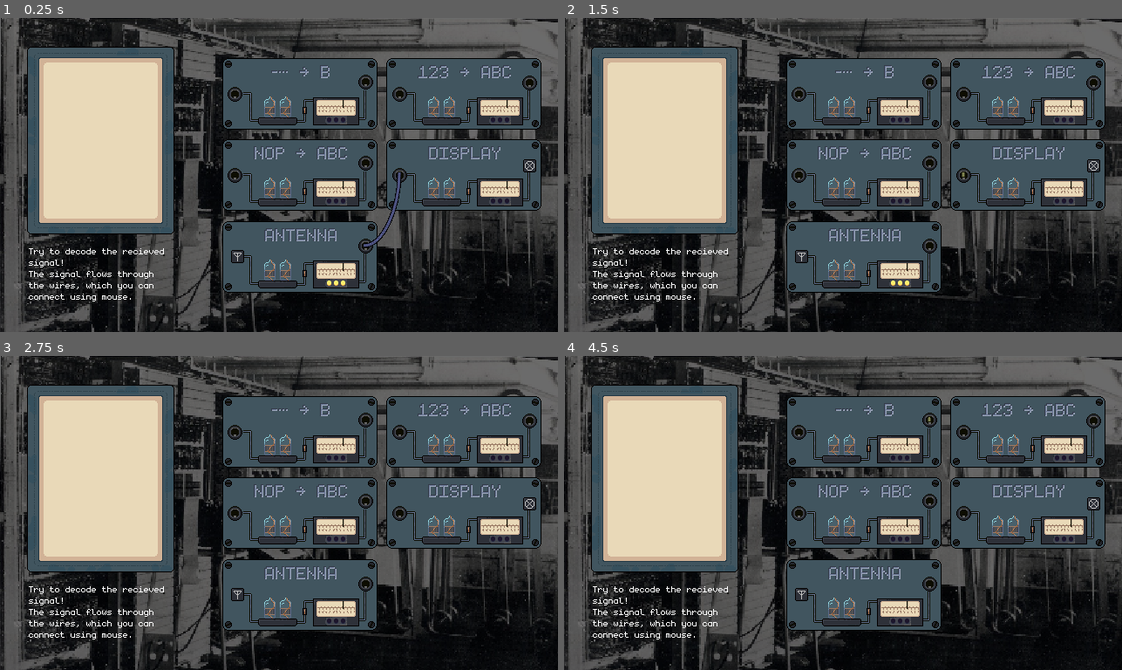
Above: before the commit, frames 1-4 (two rows, left to right).
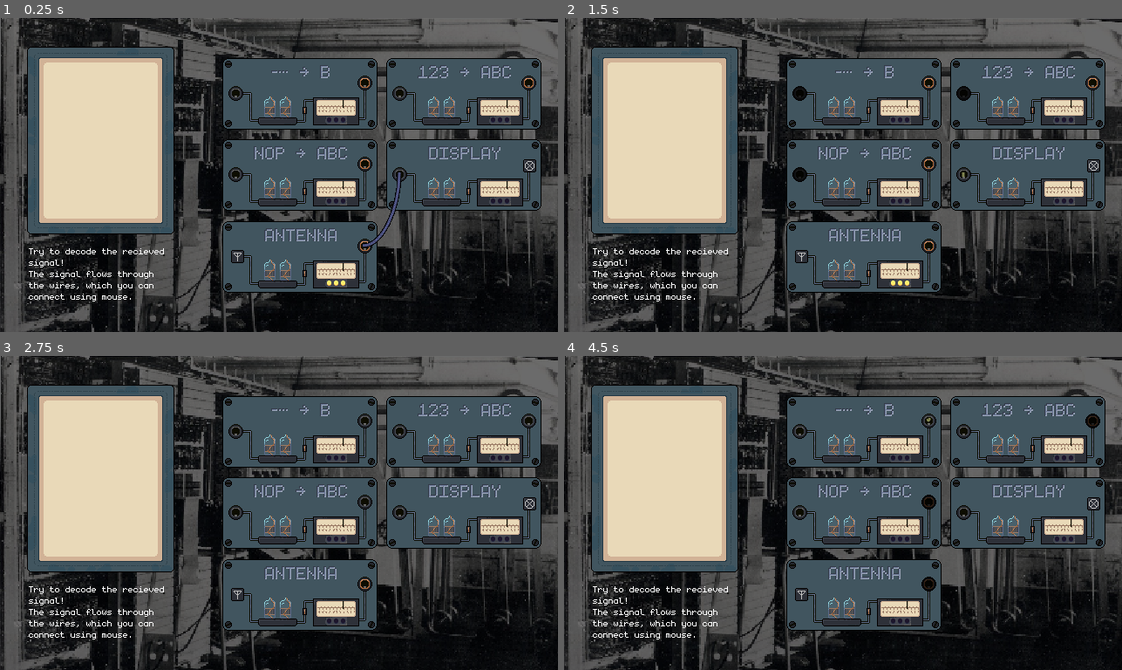
Above: after the commit, the same moments.

Repository: Limit-sest/wiretap
Game: Godot game, scene res://main.tscn
The game is run twice, just before and just after one commit, with the same random seed, the same clock (stepped at 60 frames per second) and the same inputs.
Inputs (mouse positions are in pixels of both pictures, inside the frame that each line leads up to):
- Up to frame 1 (0.25 s): no input
- Up to frame 2 (1.5 s): tap Enter at 0.5 s; move the mouse to (664, 140) at 0.52 s; hold Right 0.53-1.28 s; tap Alt at 0.6 s; click (664, 140) at 0.67 s; tap Space at 1.25 s; move the mouse to (965, 175) at 1.27 s; hold Down from 1.28 s (still down); tap Shift at 1.35 s; click (965, 175) at 1.42 s
- Up to frame 3 (2.75 s): tap Enter at 2 s; move the mouse to (362, 582) at 2.02 s; release Down at 2.03 s; hold Right from 2.03 s (still down); tap Alt at 2.1 s; click (362, 582) at 2.17 s
- Up to frame 4 (4.5 s): tap Space at 2.75, 4.25 s; move the mouse to (1094, 421) at 2.77 s; release Right at 2.78 s; hold Up 2.78-3.53 s; tap Shift at 2.85, 4.35 s; click (1094, 421) at 2.92 s; tap Enter at 3.5 s; move the mouse to (960, 431) at 3.52 s; hold Left from 3.53 s (still down); tap Alt at 3.6 s; click (960, 431) at 3.67 s; move the mouse to (926, 418) at 4.27 s; click (926, 418) at 4.42 s

The runs differ from the first frame. In frame 1, 0.5% of the frame differs, in the area x 40-97%, y 18-75%; in frame 2, 0.5%; in frame 3, 0.4%; in frame 4, 0.5%.

Commit message:
Make unusable ports disabled when dragging

Diff:
--- a/main.tscn
+++ b/main.tscn
@@ -12,13 +12,14 @@
 [ext_resource type="Texture2D" uid="uid://xvroh88gxhg" path="res://assets/Sprites/Custom/antenna_symbol.png" id="8_kek77"]
 [ext_resource type="Texture2D" uid="uid://cvhvsebtm7c81" path="res://assets/Sprites/Content/Power Hub/5.png" id="8_w48qg"]
 [ext_resource type="Texture2D" uid="uid://c4t77te82hyv4" path="res://assets/Sprites/Custom/numbers_text.png" id="10_efxa6"]
+[ext_resource type="Texture2D" uid="uid://kligwqb1a4ks" path="res://assets/Sprites/Custom/output.png" id="10_yaehf"]
 [ext_resource type="Texture2D" uid="uid://duqxc8k81l7n4" path="res://assets/Sprites/Custom/morse_text.png" id="11_dg77c"]
 [ext_resource type="Texture2D" uid="uid://s7bakdsjyuct" path="res://assets/Sprites/Custom/caesar_text.png" id="12_dg77c"]
 [ext_resource type="Texture2D" uid="uid://c8lx38grn8fhl" path="res://assets/Sprites/bg.png" id="15_vivmo"]
 [ext_resource type="AudioStream" uid="uid://da35mwgj6y1uo" path="res://assets/soundtrack.mp3" id="16_2cqfq"]
 
 [sub_resource type="CircleShape2D" id="CircleShape2D_4c57u"]
-radius = 12.0
+radius = 15.167572
 
 [node name="Main" type="Node2D"]
 texture_filter = 1
@@ -54,7 +55,6 @@
 script = ExtResource("3_1bvp3")
 
 [node name="CollisionShape2D" type="CollisionShape2D" parent="CanvasGroup/Display/Input"]
-position = Vector2(0, 1)
 shape = SubResource("CircleShape2D_4c57u")
 
 [node name="Sprite2D" type="Sprite2D" parent="CanvasGroup/Display/Input/CollisionShape2D"]
@@ -89,16 +89,16 @@
 texture = ExtResource("6_7mycd")
 
 [node name="Output" type="Area2D" parent="CanvasGroup/Antenna" groups=["output", "ports"]]
-position = Vector2(75, -13.333336)
+position = Vector2(74, -13.333336)
 collision_layer = 2
 script = ExtResource("3_1bvp3")
 
 [node name="CollisionShape2D" type="CollisionShape2D" parent="CanvasGroup/Antenna/Output"]
-position = Vector2(-0.1666565, 0.16666222)
+position = Vector2(0, 0.33333397)
 shape = SubResource("CircleShape2D_4c57u")
 
 [node name="Sprite2D" type="Sprite2D" parent="CanvasGroup/Antenna/Output/CollisionShape2D"]
-texture = ExtResource("5_272bh")
+texture = ExtResource("10_yaehf")
 
 [node name="Sprite2D" type="Sprite2D" parent="CanvasGroup/Antenna"]
 position = Vector2(-72, -0.6666673)
@@ -125,7 +125,7 @@
 texture = ExtResource("6_7mycd")
 
 [node name="Output" type="Area2D" parent="CanvasGroup/Numbers" groups=["output", "ports"]]
-position = Vector2(75, -13.333332)
+position = Vector2(74, -13.333332)
 collision_layer = 2
 script = ExtResource("3_1bvp3")
 
@@ -134,14 +134,14 @@
 shape = SubResource("CircleShape2D_4c57u")
 
 [node name="Sprite2D" type="Sprite2D" parent="CanvasGroup/Numbers/Output/CollisionShape2D"]
-texture = ExtResource("5_272bh")
+texture = ExtResource("10_yaehf")
 
 [node name="Sprite2D2" type="Sprite2D" parent="CanvasGroup/Numbers"]
 position = Vector2(0, -26)
 texture = ExtResource("10_efxa6")
 
 [node name="Input" type="Area2D" parent="CanvasGroup/Numbers" groups=["input", "ports"]]
-position = Vector2(-75, -3.5762787e-07)
+position = Vector2(-75, -1.0000005)
 collision_layer = 2
 script = ExtResource("3_1bvp3")
 
@@ -173,28 +173,28 @@
 texture = ExtResource("6_7mycd")
 
 [node name="Output" type="Area2D" parent="CanvasGroup/Morse" groups=["output", "ports"]]
-position = Vector2(75, -14.166669)
+position = Vector2(74, -13.166668)
 collision_layer = 2
 script = ExtResource("3_1bvp3")
 
 [node name="CollisionShape2D" type="CollisionShape2D" parent="CanvasGroup/Morse/Output"]
-position = Vector2(-0.1666565, 0.16666222)
+position = Vector2(0, 0.16666985)
 shape = SubResource("CircleShape2D_4c57u")
 
 [node name="Sprite2D" type="Sprite2D" parent="CanvasGroup/Morse/Output/CollisionShape2D"]
-texture = ExtResource("5_272bh")
+texture = ExtResource("10_yaehf")
 
 [node name="Sprite2D2" type="Sprite2D" parent="CanvasGroup/Morse"]
 position = Vector2(0, -26)
 texture = ExtResource("11_dg77c")
 
 [node name="Input" type="Area2D" parent="CanvasGroup/Morse" groups=["input", "ports"]]
-position = Vector2(-75, 1.1920929e-06)
+position = Vector2(-74, -0.9999988)
 collision_layer = 2
 script = ExtResource("3_1bvp3")
 
 [node name="CollisionShape2D" type="CollisionShape2D" parent="CanvasGroup/Morse/Input"]
-position = Vector2(-0.33332062, 0.33333337)
+position = Vector2(0, -2.503395e-06)
 shape = SubResource("CircleShape2D_4c57u")
 
 [node name="Sprite2D" type="Sprite2D" parent="CanvasGroup/Morse/Input/CollisionShape2D"]
@@ -220,28 +220,28 @@
 texture = ExtResource("6_7mycd")
 
 [node name="Output" type="Area2D" parent="CanvasGroup/Caesar" groups=["output", "ports"]]
-position = Vector2(75, -14.166669)
+position = Vector2(74, -13)
 collision_layer = 2
 script = ExtResource("3_1bvp3")
 
 [node name="CollisionShape2D" type="CollisionShape2D" parent="CanvasGroup/Caesar/Output"]
-position = Vector2(-0.1666565, 0.16666222)
+position = Vector2(0, 0.16666889)
 shape = SubResource("CircleShape2D_4c57u")
 
 [node name="Sprite2D" type="Sprite2D" parent="CanvasGroup/Caesar/Output/CollisionShape2D"]
-texture = ExtResource("5_272bh")
+texture = ExtResource("10_yaehf")
 
 [node name="Sprite2D2" type="Sprite2D" parent="CanvasGroup/Caesar"]
 position = Vector2(0, -26)
 texture = ExtResource("12_dg77c")
 
 [node name="Input" type="Area2D" parent="CanvasGroup/Caesar" groups=["input", "ports"]]
-position = Vector2(-75, 1.1920929e-06)
+position = Vector2(-74, -0.9999988)
 collision_layer = 2
 script = ExtResource("3_1bvp3")
 
 [node name="CollisionShape2D" type="CollisionShape2D" parent="CanvasGroup/Caesar/Input"]
-position = Vector2(-0.33332062, 0.33333337)
+position = Vector2(0, -1.1920929e-06)
 shape = SubResource("CircleShape2D_4c57u")
 
 [node name="Sprite2D" type="Sprite2D" parent="CanvasGroup/Caesar/Input/CollisionShape2D"]
--- a/scripts/wiring_manager.gd
+++ b/scripts/wiring_manager.gd
@@ -2,9 +2,13 @@
 
 var active_line: Line2D
 var active_curve: Path2D
-var is_drawing = false
-var start_port = null
+var is_drawing: bool = false
+var start_port: Node2D = null
 var line_texture = load("res://assets/Sprites/Custom/Wire.png")
+var inp_en = load("res://assets/Sprites/Custom/input.png")
+var inp_dis = load("res://assets/Sprites/Custom/input_disabled.png")
+var out_en = load("res://assets/Sprites/Custom/output.png")
+var out_dis = load("res://assets/Sprites/Custom/output_disabled.png")
 
 var connections = []
 
@@ -58,7 +62,7 @@
 func _ready():
 	_new_line()
 
-func start_wire(port_node):
+func start_wire(port_node: Node2D):
 	if is_drawing:
 		return
 
@@ -66,6 +70,17 @@
 	start_port = port_node
 	active_curve.curve.clear_points()
 	_delete_existing_connection(start_port)
+
+	if start_port.is_in_group('input'):
+		var nodes: Array[Node] = get_tree().get_nodes_in_group('input')
+		nodes.erase(start_port)
+		for node in nodes:
+			node.get_child(0).get_child(0).texture = inp_dis
+	elif start_port.is_in_group('output'):
+		var nodes: Array[Node] = get_tree().get_nodes_in_group('output')
+		nodes.erase(start_port)
+		for node in nodes:
+			node.get_child(0).get_child(0).texture = out_dis
 
 	var start_pos = active_curve.to_local(start_port.global_position)
 	var mouse_pos = active_curve.to_local(_get_world_mouse_position())
@@ -98,6 +113,17 @@
 					_new_line()
 					print("Connection created!")
 			is_drawing = false
+#			Make disabled ports enabled again
+			if start_port.is_in_group('input'):
+				var nodes: Array[Node] = get_tree().get_nodes_in_group('input')
+				nodes.erase(start_port)
+				for node in nodes:
+					node.get_child(0).get_child(0).texture = inp_en
+			elif start_port.is_in_group('output'):
+				var nodes: Array[Node] = get_tree().get_nodes_in_group('output')
+				nodes.erase(start_port)
+				for node in nodes:
+					node.get_child(0).get_child(0).texture = inp_en
 			start_port = null
 			active_line.clear_points()
 			active_curve.curve.clear_points()
Not shown: 1 places in main.tscn that only renumber resources
